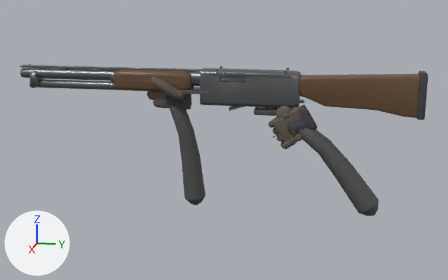
Renders of the FBX model Assets/_Project/Art/Models/Resources/Kordon/Weapons/k870.fbx from each side of a commit.
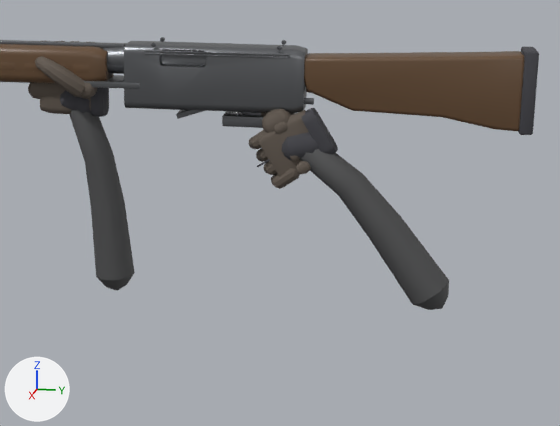
There are two pictures of each version: one whole from a camera (50 mm lens) standing at (1.369, 0.14, 0.259) and looking at (-0.013, -0.137, -0.087), one close up on the part from 29% to 98% of the width and 16% to 100% of the height. The lights are fixed; the arrows at lower left show +X, +Y and +Z. The older version's two pictures come first. Vertices at exactly the same position are counted once.

Objects in the first close-up: 'HandLeft', 'HandRight', 'k870'.
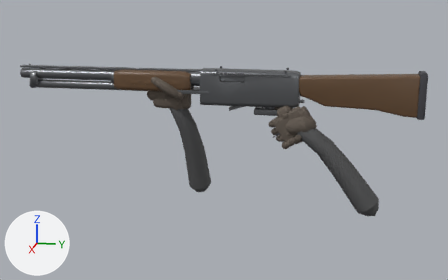
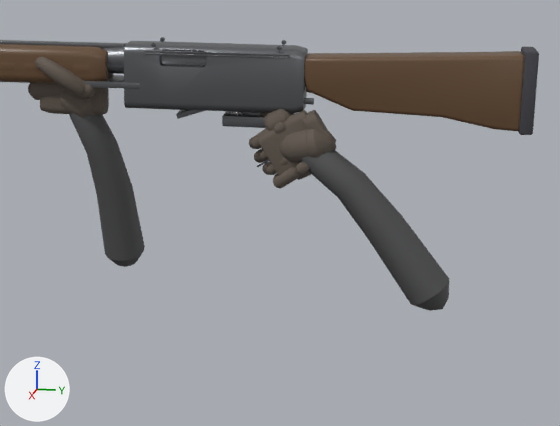
The edits, one by one:
me_handright is used by ob_handright; location (0.0, 0.0, 0.0).
me_handright had 4468 vertices, 4232 faces and spanned x -0.023..0.066, y -0.031..0.219, z -0.23..0.009.
me_handright now has 7888 vertices, 7548 faces and spans x -0.022..0.067, y -0.031..0.219, z -0.23..0.008.
me_handright part 1: the loose piece of 196 vertices spanning x 0.007..0.041, y 0.035..0.079, z -0.049..0.009 is scaled about its middle by (0.859, 0.915, 0.9), in mat_krd_glove_leather (brown #61574e).
me_handright part 2: the loose piece of 74 vertices spanning x 0.008..0.066, y 0.024..0.219, z -0.23..-0.022 is rebuilt with 86 vertices and now spans x 0.007..0.067, y 0.022..0.219, z -0.23..-0.021.
me_handright part 3: a new loose piece of 58 vertices spanning x 0.004..0.051, y 0.026..0.078, z -0.057..-0.01, in mat_krd_glove_leather (brown #61574e).
me_handright part 4: 93 vertices moved within x -0.018..0.044, y -0.024..0.047, z -0.084..0.006; 3349 vertices removed from x -0.023..0.047, y -0.031..0.068, z -0.095..0.008; 6699 vertices added at x -0.022..0.049, y -0.031..0.072, z -0.092..0.008.
me_handleft is used by ob_handleft; location (0.0, 0.0, 0.0).
me_handleft had 3866 vertices, 3666 faces and spanned x -0.044..0.04, y -0.316..-0.183, z -0.255..0.079.
me_handleft now has 5628 vertices, 5404 faces and spans x -0.084..0.04, y -0.316..-0.178, z -0.235..0.076.
me_handleft part 5: the loose piece of 196 vertices spanning x -0.021..0.011, y -0.231..-0.215, z -0.016..0.043 is scaled about its middle by (0.864, 1, 0.913), in mat_krd_glove_leather (brown #61574e).
me_handleft part 6: the loose piece of 74 vertices spanning x -0.044..0.011, y -0.268..-0.183, z -0.255..0.017 is rebuilt with 86 vertices and now spans x -0.084..0.012, y -0.268..-0.178, z -0.235..0.018.
me_handleft part 7: 94 vertices moved within x -0.042..0.023, y -0.298..-0.225, z 0.006..0.06; 2665 vertices removed from x -0.043..0.04, y -0.315..-0.221, z -0.019..0.079; 4415 vertices added at x -0.042..0.04, y -0.316..-0.22, z -0.023..0.076.

Location of each change, [x1, y1, x2, y2] in pixels of the close-ups (560 x 426 px; the box of a moved part takes in the faces that stretch with it):
'HandRight', reshaped
    before: [249, 108, 449, 310]
    after: [249, 109, 449, 311]
'HandLeft', reshaped (9% wider, 16% shorter)
    before: [28, 41, 135, 290]
    after: [28, 57, 145, 267]
part 1 of me_handright, moved or reshaped
    before: [301, 108, 338, 154]
    after: [303, 110, 336, 151]
part 2 of me_handright, rebuilt
    before: [300, 149, 449, 310]
    after: [299, 150, 449, 311]
part 3 of me_handright, added
    after: [306, 129, 336, 158]
part 4 of me_handright, moved or reshaped
    before: [249, 108, 319, 189]
    after: [249, 109, 311, 189]
part 5 of me_handleft, moved or reshaped
    before: [91, 88, 109, 117]
    after: [91, 87, 109, 115]
part 6 of me_handleft, rebuilt (15% wider, 15% shorter)
    before: [69, 109, 135, 290]
    after: [69, 113, 145, 267]
part 7 of me_handleft, moved or reshaped
    before: [28, 41, 98, 113]
    after: [28, 57, 98, 117]
